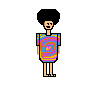
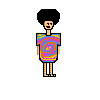
Layer changes from the first 100×100 image to the second:
painted on "Layer 1" over [37, 34, 59, 76]
